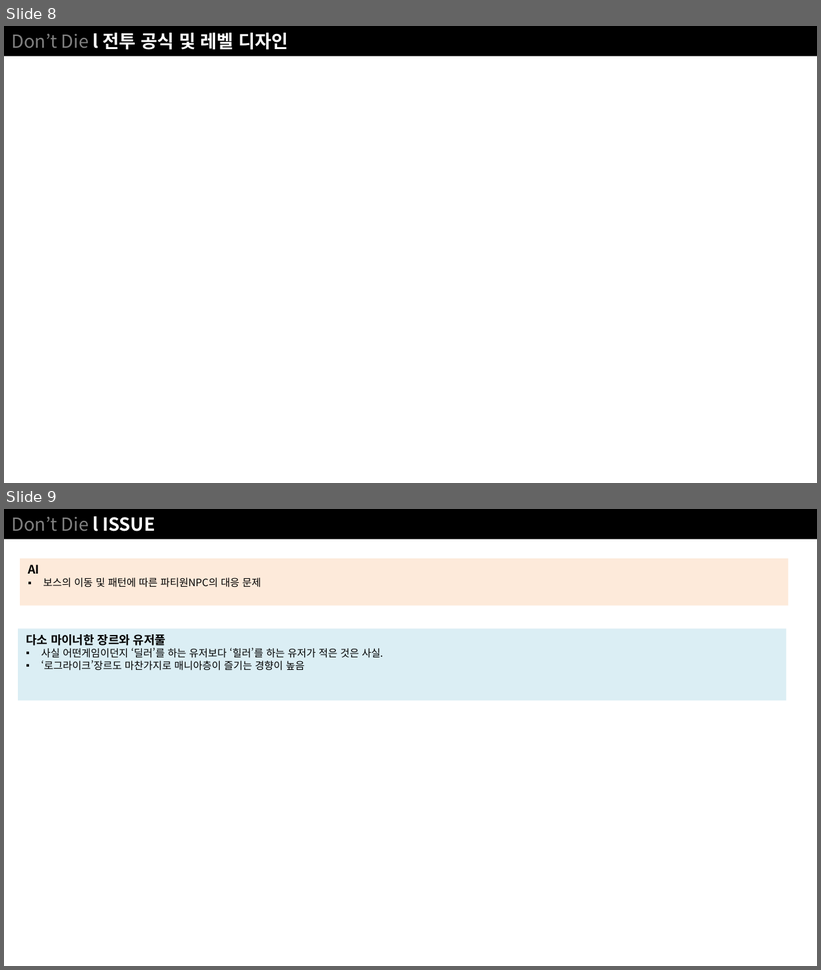
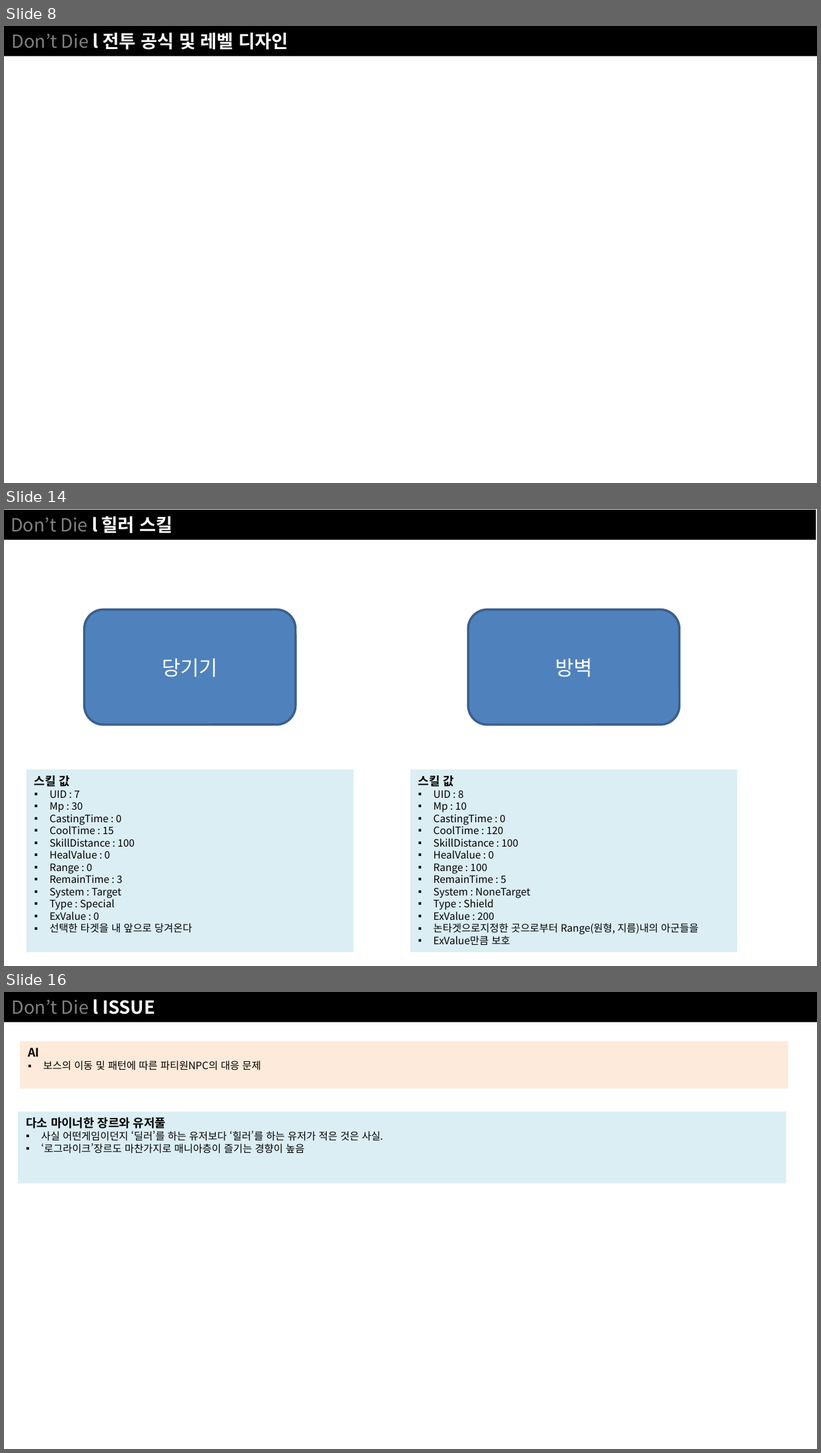
Before and after one commit to NoahCalhoun/DontDie, a slide deck: DDDocument/Don't Die ProtoType.pptx. Shown one above the other, each under a label of ours: slides 8 and 9 before the commit, slides 8, 14 and 16 after it; the slides between them are not shown. The pictures are 821x970 and 821x1453 pixels, drawn with LibreOffice and Linux fonts; fonts in the diff are those of the drawing. Boxes give left, top, right and bottom in pixels: in the first picture for what was removed or moved away, otherwise in the second. Text is boxed around its words. In the diff, an @@ line names an element or a change of style, - is before the commit and + after.

Commit message:
doc
Skill

```diff
--- a/DDDocument/Don't Die ProtoType.pptx
+++ b/DDDocument/Don't Die ProtoType.pptx
@@ slide 14 added at <box>4,509,817,966</box>, background #FFFFFF @@
@@ rectangle added at <box>4,510,816,540</box>, fill #000000, 16 pt, text #808080 @@
+Don’t Die l 힐러 스킬
@@ rounded rectangle added at <box>85,610,296,725</box>, fill #4F81BD, outline #3A5F8C 2 pt, 18 pt, text #FFFFFF @@
+당기기
@@ rounded rectangle added at <box>468,610,680,725</box>, fill #4F81BD, outline #3A5F8C 2 pt, 18 pt, text #FFFFFF @@
+방벽
@@ rectangle added at <box>26,770,354,953</box>, fill #DBEEF4, 9 pt, text #000000 @@
+스킬 값
+▪ UID : 7
+▪ Mp : 30
+▪ CastingTime : 0
+▪ CoolTime : 15
+▪ SkillDistance : 100
+▪ HealValue : 0
+▪ Range : 0
+▪ RemainTime : 3
+▪ System : Target
+▪ Type : Special
+▪ ExValue : 0
+▪ 선택한 타겟을 내 앞으로 당겨온다
@@ rectangle added at <box>411,770,737,953</box>, fill #DBEEF4, 9 pt, text #000000 @@
+스킬 값
+▪ UID : 8
+▪ Mp : 10
+▪ CastingTime : 0
+▪ CoolTime : 120
+▪ SkillDistance : 100
+▪ HealValue : 0
+▪ Range : 100
+▪ RemainTime : 5
+▪ System : NoneTarget
+▪ Type : Shield
+▪ ExValue : 200
+▪ 논타겟으로지정한 곳으로부터 Range(원형, 지름)내의 아군들을
+▪ ExValue만큼 보호
@@ what was slide 9 is now slide 16 @@
```
Also in this commit, not shown: 6 other slides added.
